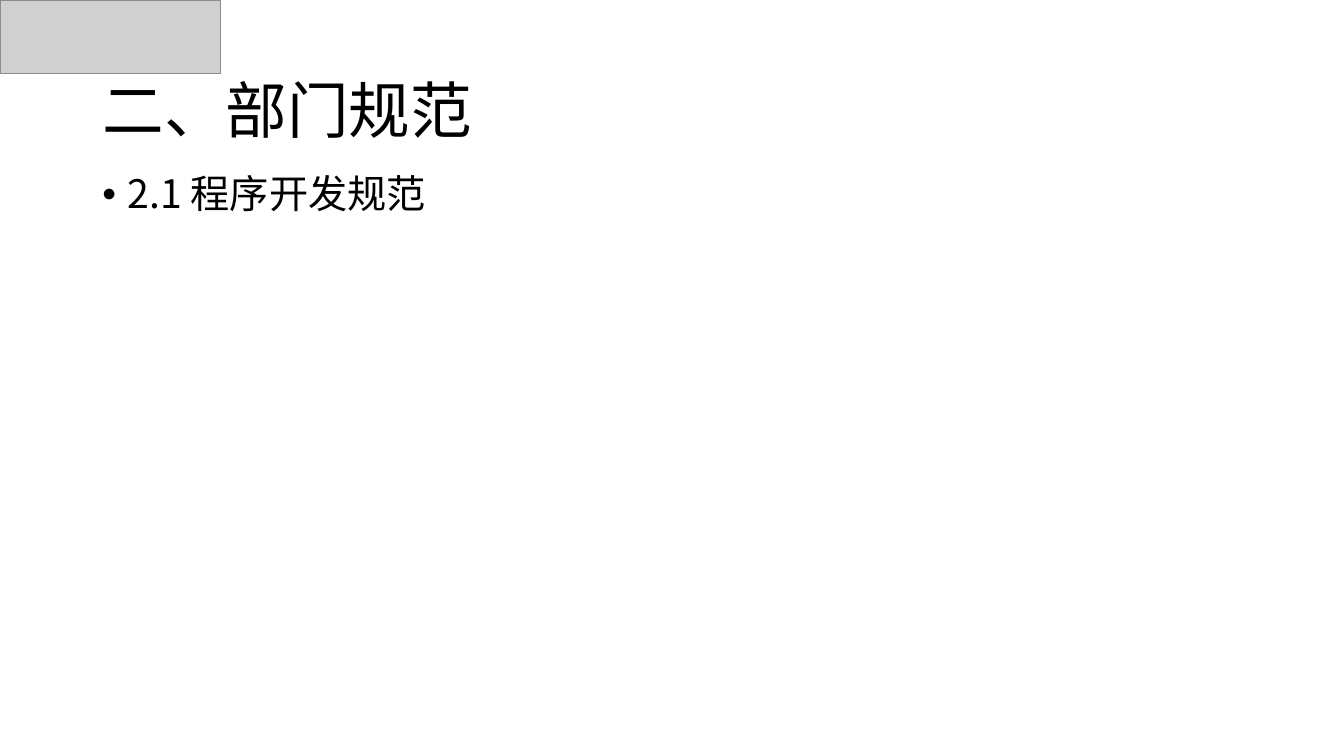
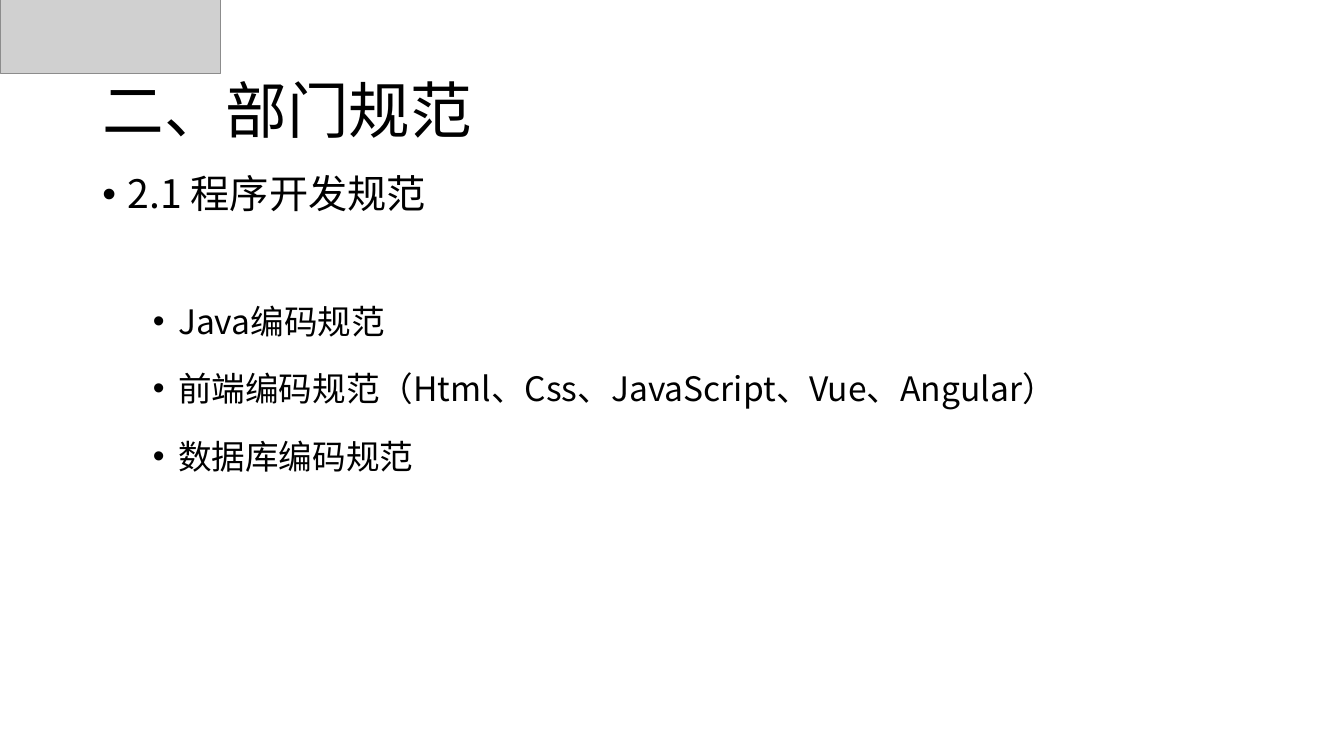
Before and after one commit to guishijin/alphastarTeam, a slide deck: slide 6 of 部门建设.pptx. Drawn at 1344x756 pixels with LibreOffice and Linux fonts; fonts in the diff are those of the drawing; grey boxes stand for pictures; background and template pictures are left out. Boxes give left, top, right and bottom in pixels: in the first picture for what was removed or moved away, otherwise in the second. Text is boxed around its words. In the diff, an @@ line names an element or a change of style, - is before the commit and + after.

Commit message:
部门建设更新

```diff
--- a/部门建设.pptx
+++ b/部门建设.pptx
@@ text at <box>178,305,1056,472</box>: paragraphs added @@
+  • Java编码规范
+  • 前端编码规范（Html、Css、JavaScript、Vue、Angular）
+  • 数据库编码规范
```
Also in this commit, not shown: 3 other slides changed, 2 slides removed.
